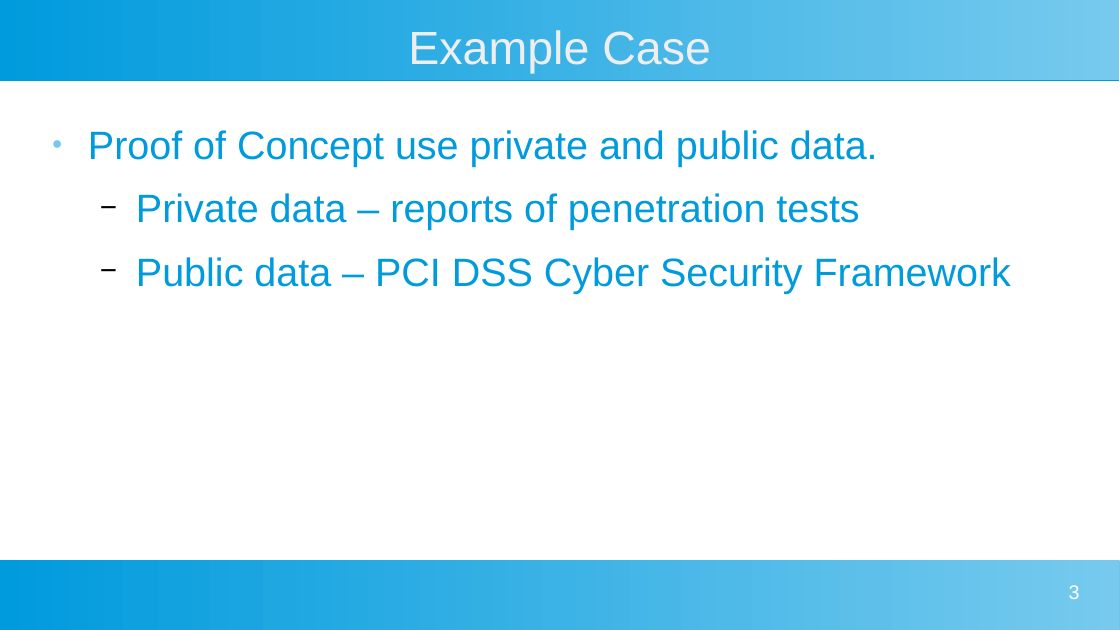
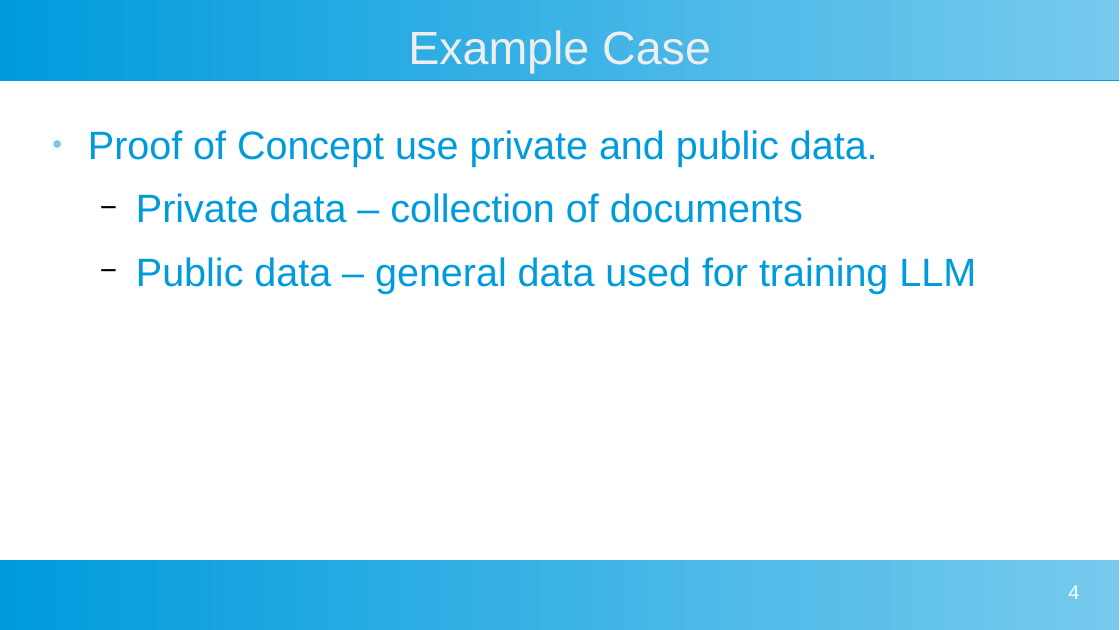
Before and after one commit to DarlowieTechnology/a_bridge_too_far, a slide deck: slide 4 of architecture/Project Presentation v1.pptx (slide 3 before the commit). Drawn at 1120x630 pixels with LibreOffice and Linux fonts; fonts in the diff are those of the drawing. Boxes give left, top, right and bottom in pixels: in the first picture for what was removed or moved away, otherwise in the second. Text is boxed around its words. In the diff, an @@ line names an element or a change of style, - is before the commit and + after.

```diff
--- a/architecture/Project Presentation v1.pptx
+++ b/architecture/Project Presentation v1.pptx
@@ text at <box>136,193,976,294</box>: text changed @@
-  − Private data – reports of penetration tests
-  − Public data – PCI DSS Cyber Security Framework
+  − Private data – collection of documents
+  − Public data – general data used for training LLM
@@ page number at <box>1068,585,1079,599</box>: text changed @@
-3
+4
```
Also in this commit, not shown: 1 other slide changed, 6 slides added, 7 other files.
